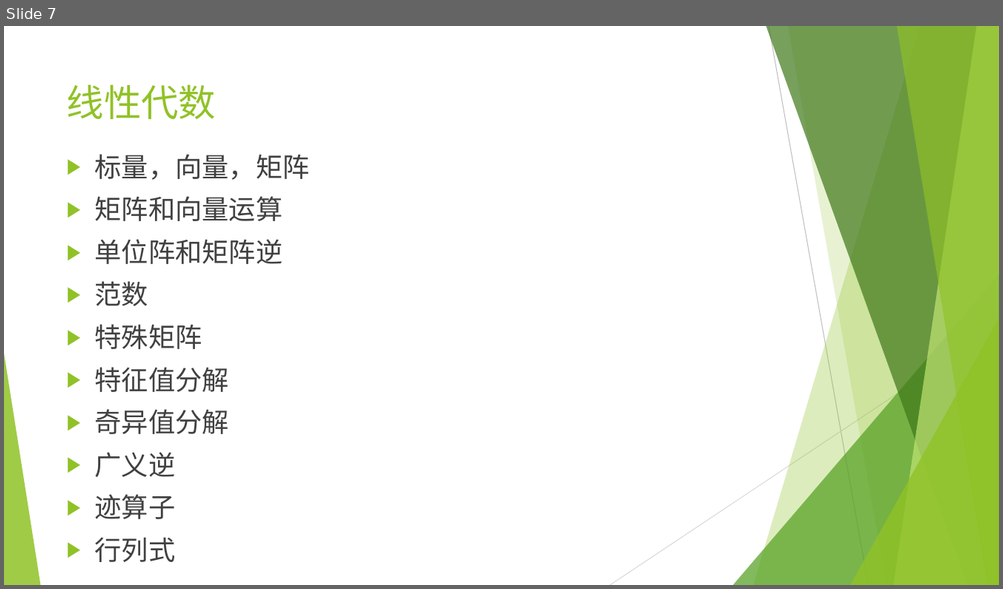
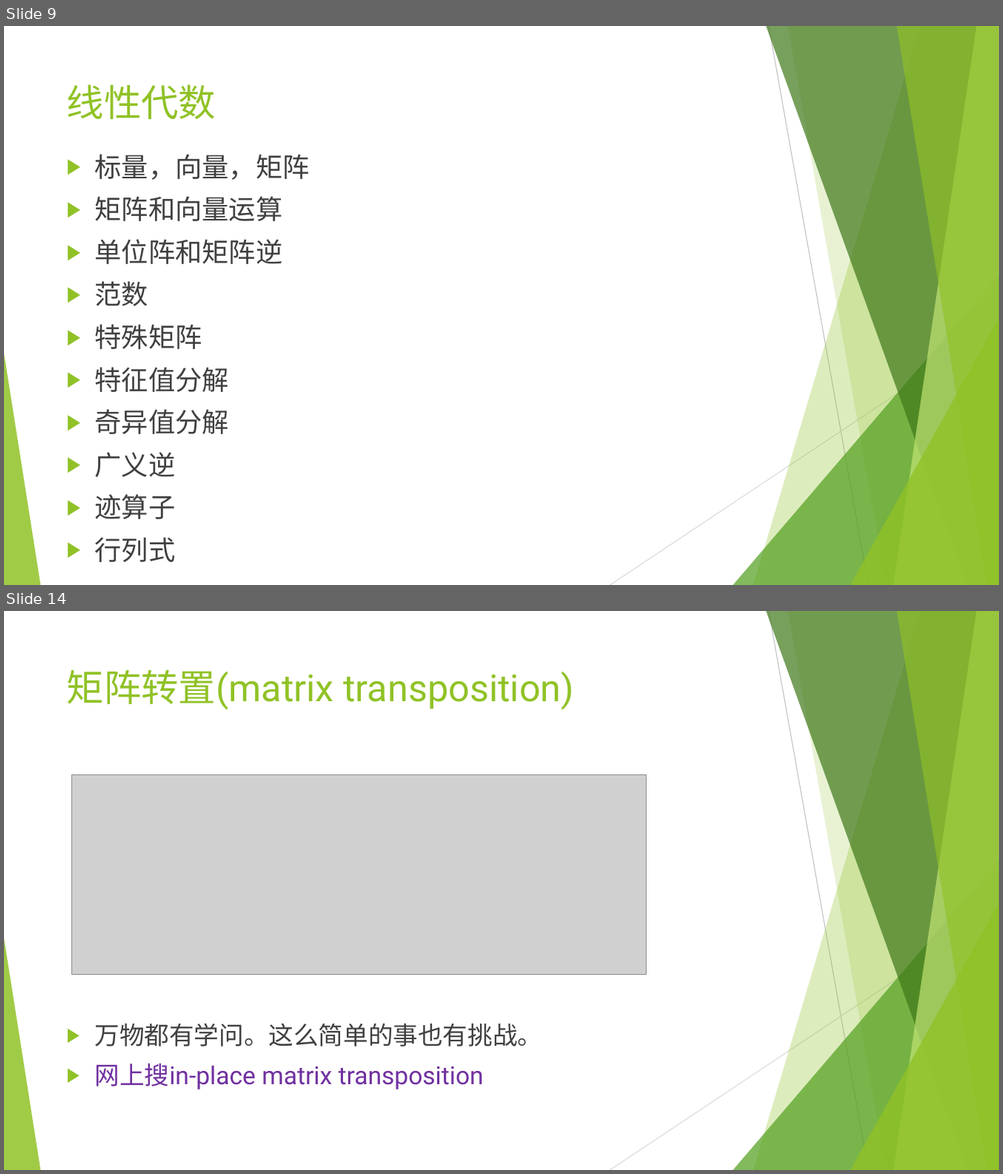
Before and after one commit to wangyi-fudan/BIOL130173, a slide deck: 1_linear_algebra.pptx. Shown one above the other, each under a label of ours: slide 7 before the commit, slides 9 and 14 after it; the slides between them are not shown. The pictures are 1003x589 and 1003x1174 pixels, drawn with LibreOffice and Linux fonts; fonts in the diff are those of the drawing; grey boxes stand for pictures. Boxes give left, top, right and bottom in pixels: in the first picture for what was removed or moved away, otherwise in the second. Text is boxed around its words. In the diff, an @@ line names an element or a change of style, - is before the commit and + after.

```diff
--- a/1_linear_algebra.pptx
+++ b/1_linear_algebra.pptx
@@ slide 14 added at bbox=[4, 611, 999, 1170], background #FFFFFF; not listed: 10 template elements that a slide beside it also shows @@
@@ title added at bbox=[67, 669, 574, 710], 36 pt, text #90C226 @@
+矩阵转置(matrix transposition)
@@ picture added at bbox=[71, 775, 646, 975] @@
@@ text added at bbox=[95, 1023, 543, 1090], 24 pt, text #7030A0 @@
+▶ 万物都有学问。这么简单的事也有挑战。
+▶ 网上搜in-place matrix transposition
@@ what was slide 7 is now slide 9 @@
```
Also in this commit, not shown: 1 slide changed, 19 other slides added.
